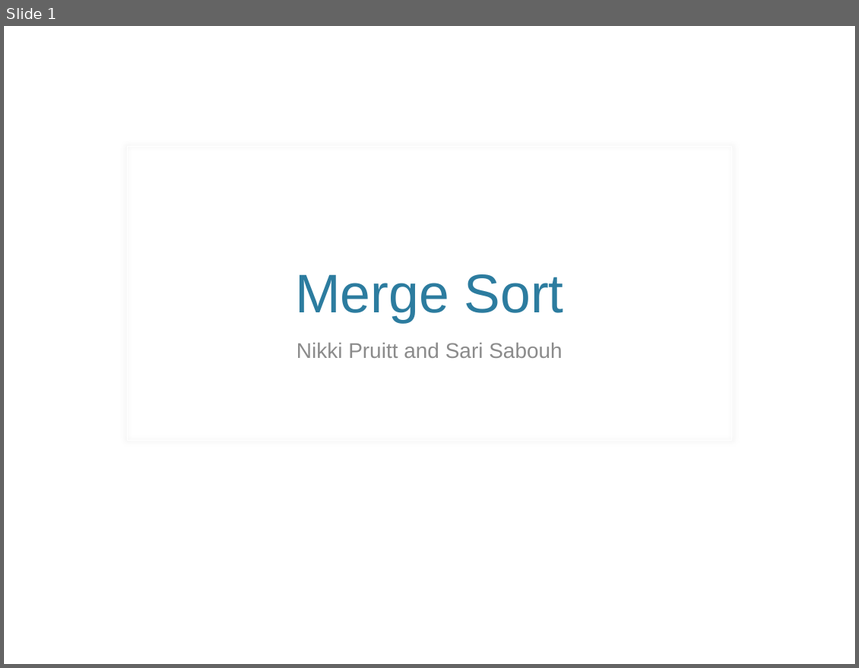
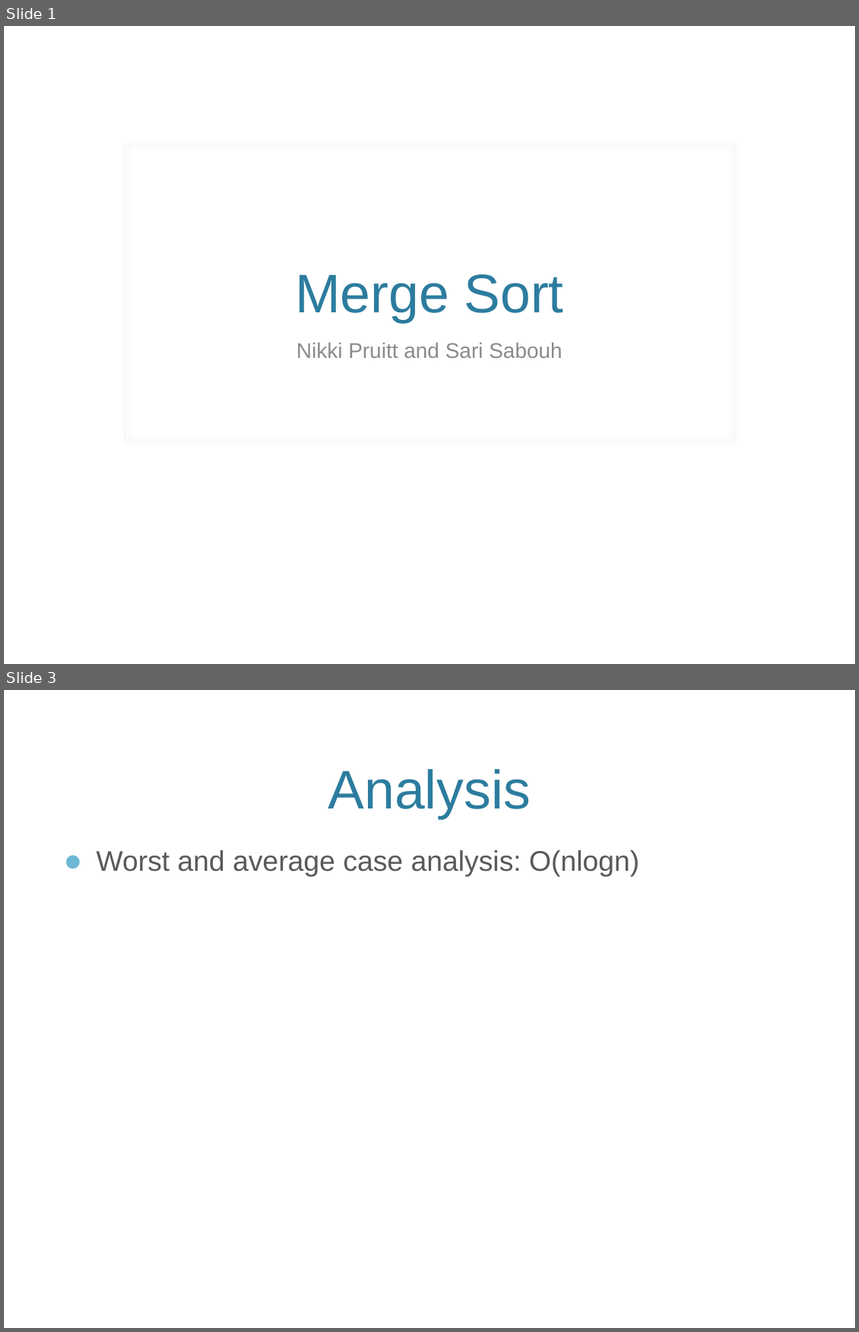
Before and after one commit to nikkipruitt/SortingProject, a slide deck: MergeSortPresentation.pptx. Shown one above the other, each under a label of ours: slide 1 before the commit, slides 1 and 3 after it; the slides between them are not shown. The pictures are 859x668 and 859x1332 pixels, drawn with LibreOffice and Linux fonts; fonts in the diff are those of the drawing; background and template pictures are left out. Boxes give left, top, right and bottom in pixels: in the first picture for what was removed or moved away, otherwise in the second. Text is boxed around its words. In the diff, an @@ line names an element or a change of style, - is before the commit and + after.

Commit message:
Adds screenshots and partial analysis slide

```diff
--- a/MergeSortPresentation.pptx
+++ b/MergeSortPresentation.pptx
@@ slide 3 added at <box>4,690,855,1328</box>, background picture (left out) @@
@@ title added at <box>329,769,531,819</box>, 46 pt, text #2C7C9F @@
+Analysis
@@ text added at <box>96,850,639,877</box>, 24 pt, text #595959 @@
+● Worst and average case analysis: O(nlogn)
```
Also in this commit, not shown: 1 slide changed, 2 other slides added, 2 slides removed.
